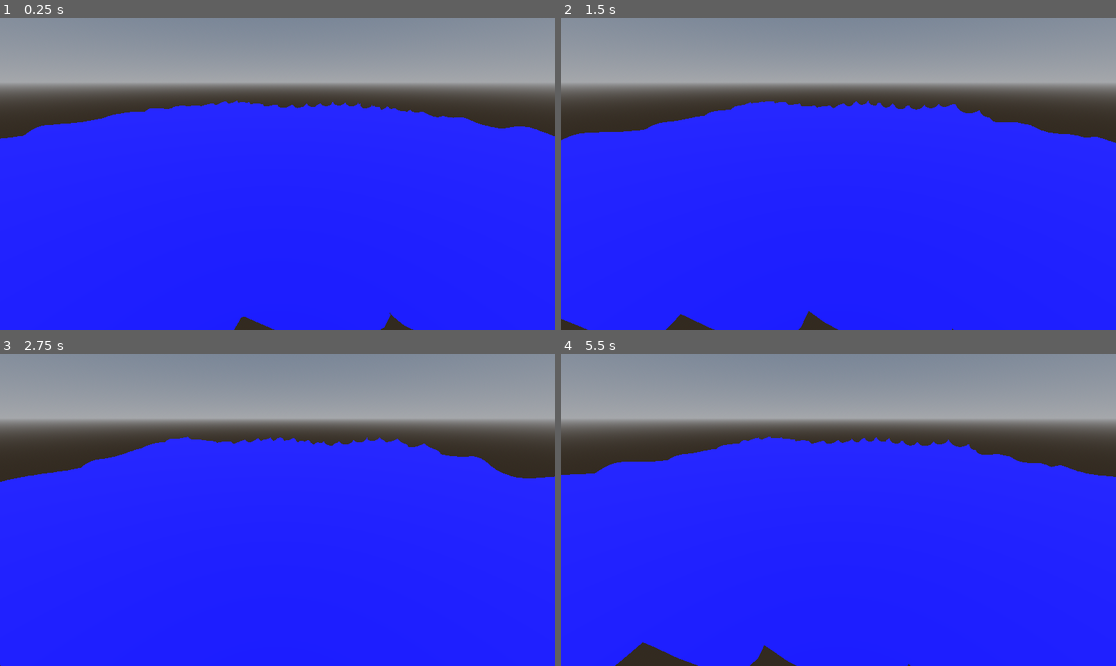
Above: before the commit, frames 1-4 (two rows, left to right).
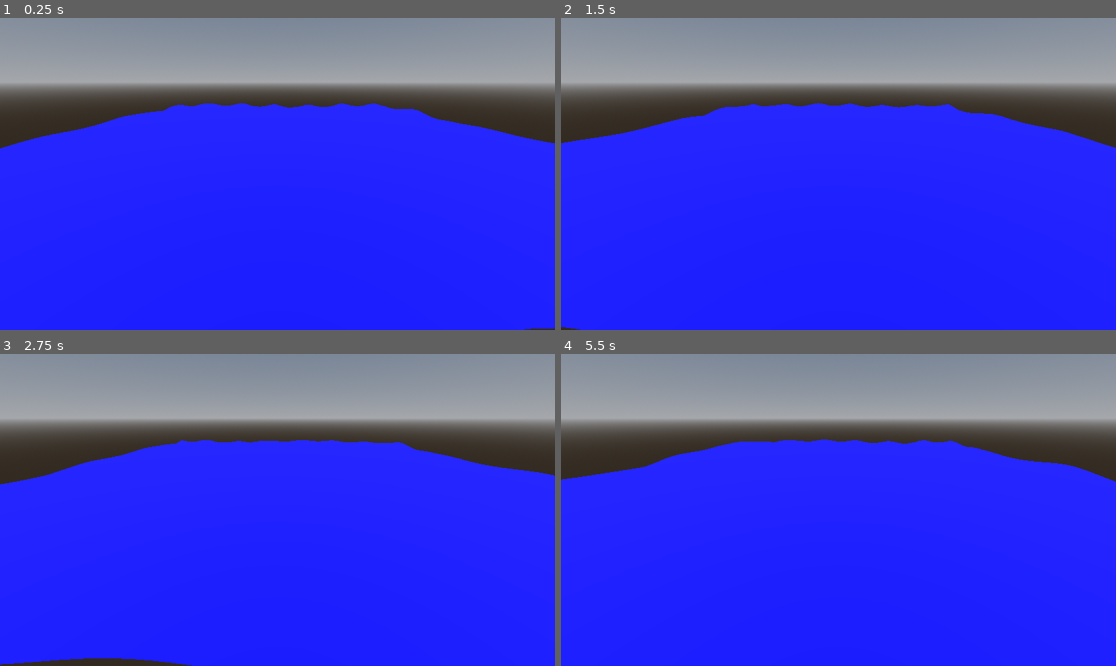
Above: after the commit, the same moments.

Repository: armedturret/Godot-Wave-Simulation
Game: Godot game, scene res://scenes/gerstner_ocean.tscn
The game is run twice, just before and just after one commit, with the same random seed, the same clock (stepped at 60 frames per second) and the same inputs.
Inputs:
- Up to frame 1 (0.25 s): no input
- Up to frame 2 (1.5 s): no input
- Up to frame 3 (2.75 s): no input
- Up to frame 4 (5.5 s): no input

The runs differ from the first frame. In frame 1, 1.6% of the frame differs, in the area x 0-100%, y 26-100%; in frame 2, 1.2%; in frame 3, 1.3%; in frame 4, 1.6%.

Commit message:
Correct wavelengths and angular frequencies

Diff:
--- a/scenes/gerstner_ocean.tscn
+++ b/scenes/gerstner_ocean.tscn
@@ -19,10 +19,9 @@
 [sub_resource type="ShaderMaterial" id="ShaderMaterial_co4yx"]
 render_priority = 0
 shader = ExtResource("1_6p1gb")
-shader_parameter/amp = PackedFloat32Array(1, 1, 0.25)
-shader_parameter/ang_freq = PackedFloat32Array(1, 1.5, 0.75)
+shader_parameter/amp = PackedFloat32Array(0.5, 0.2, 0.4)
 shader_parameter/wave_dirs = PackedVector2Array(0.75, 0.25, -1, 0.35, 0.34, 0.785)
-shader_parameter/wave_lens = PackedFloat32Array(1, 0.14, 0.5)
+shader_parameter/wave_lens = PackedFloat32Array(15, 16, 26)
 shader_parameter/phases = PackedFloat32Array(0, 0, 0)
 
 [node name="GerstnerOcean" type="Node3D" unique_id=192684016]
--- a/shaders/ocean_gerstner.gdshader
+++ b/shaders/ocean_gerstner.gdshader
@@ -2,9 +2,9 @@
 render_mode world_vertex_coords;
 
 const int WAVE_COUNT = 3;
+const float G = 9.8f;
 
 uniform float amp[WAVE_COUNT];
-uniform float ang_freq[WAVE_COUNT];
 uniform vec2 wave_dirs[WAVE_COUNT];
 uniform float wave_lens[WAVE_COUNT];
 uniform float phases[WAVE_COUNT];
@@ -21,9 +21,11 @@
 			continue;
 
 		vec2 wave_dir_norm = normalize(wave_dirs[i]);
-		vec2 wave_vec = wave_dir_norm * wave_lens[i];
+		float k = 2.0f * PI / wave_lens[i];
+		float ang_freq = sqrt(k * G);
+		vec2 wave_vec = wave_dir_norm * k;
 
-		float theta = dot(wave_vec, VERTEX.xz) - ang_freq[i] * TIME + phases[i];
+		float theta = dot(wave_vec, VERTEX.xz) - ang_freq * TIME + phases[i];
 		x -= wave_dir_norm * amp[i] * sin(theta);
 		y += amp[i] * cos(theta);
 	}
